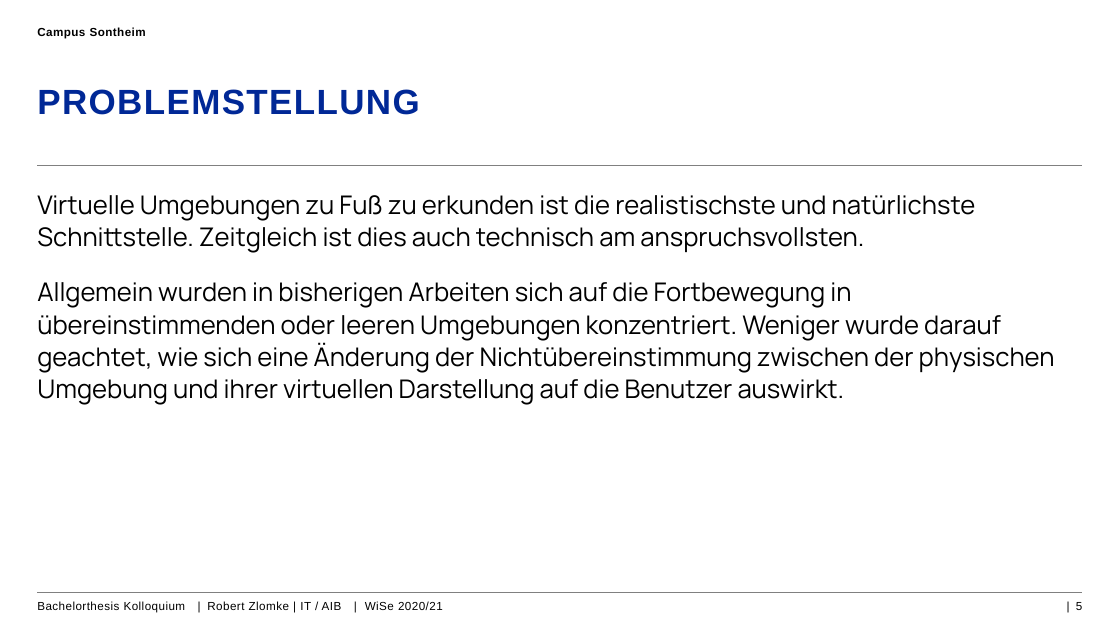
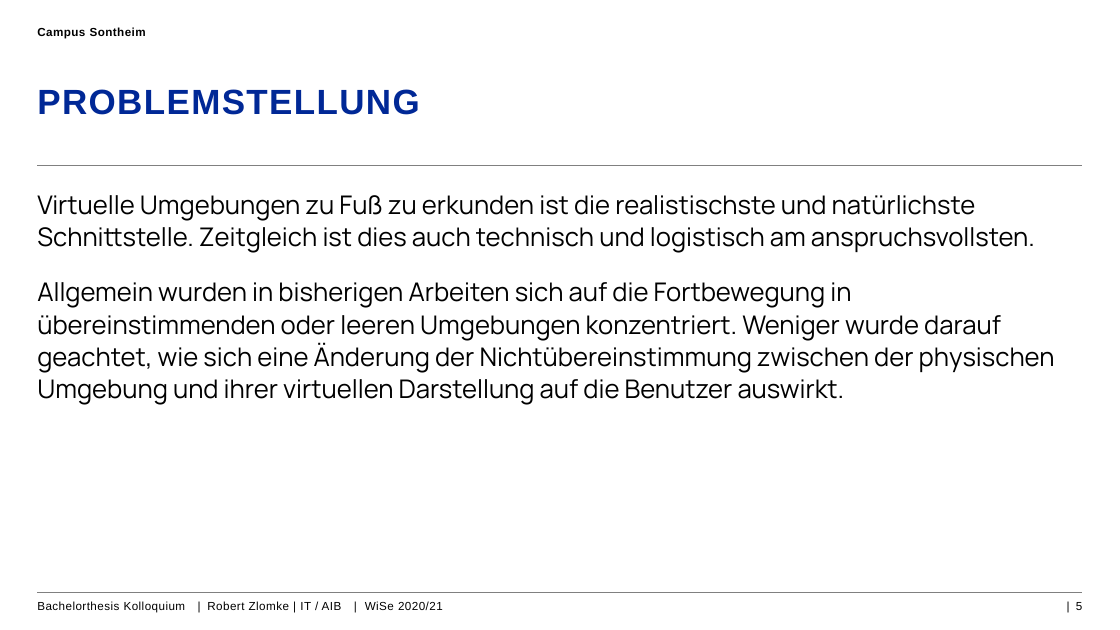
Before and after one commit to RobZlo/Studium, a slide deck: slide 5 of Kolloquium_Präsentation_RobertZlomle.pptx. Drawn at 1120x630 pixels with LibreOffice and Linux fonts; fonts in the diff are those of the drawing; background and template pictures are left out. Boxes give left, top, right and bottom in pixels: in the first picture for what was removed or moved away, otherwise in the second. Text is boxed around its words. In the diff, an @@ line names an element or a change of style, - is before the commit and + after.

```diff
--- a/Kolloquium_Präsentation_RobertZlomle.pptx
+++ b/Kolloquium_Präsentation_RobertZlomle.pptx
@@ text at [37,195,1035,253]: text changed @@
-Virtuelle Umgebungen zu Fuß zu erkunden ist die realistischste und natürlichste Schnittstelle. Zeitgleich ist dies auch technisch am anspruchsvollsten.
+Virtuelle Umgebungen zu Fuß zu erkunden ist die realistischste und natürlichste Schnittstelle. Zeitgleich ist dies auch technisch und logistisch am anspruchsvollsten.
```
Also in this commit, not shown: 4 other slides changed, 3 other files.
